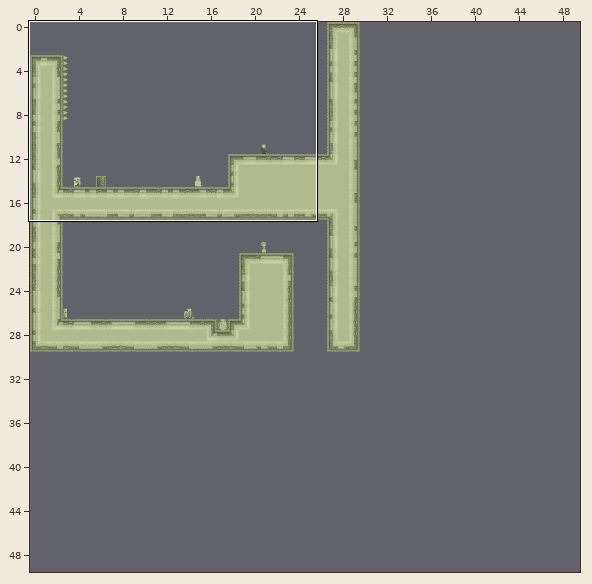
An edit to a level. Tiled map, SuperLemonadeFactory1989/SuperLemonadeFactory1989/Lemonade/levels/slf2/factory/factory_level1.tmx. The picture above shows the old version from afar; the outline marks the close-up.
Close-up. Old version:
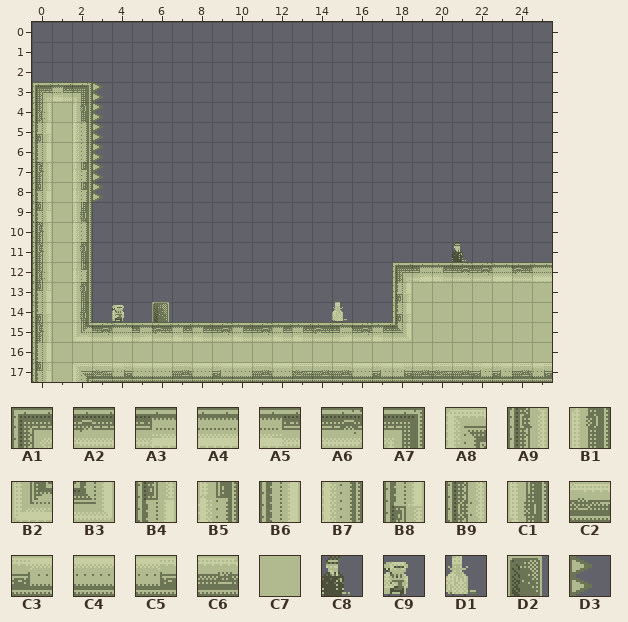
Cells are 20x20 px. Shown: x 0..25, y 0..17. The commit also changed other parts of the map, which this record leaves out. The old version is drawn lined up with the new one.
Key: from "tiles_sydney": A1 8, A2 9, A3 10, A4 11, A5 12, A6 13, A7 14, A8 15, A9 28, B1 34, B2 35, B3 36, B4 48, B5 54, B6 68, B7 74, B8 88, B9 108, C1 114, C2 129, C3 130, C4 131, C5 132, C6 133, C7 194, C8 382, C9 384, D1 385, D2 386, D3 391.
__ is an empty cell.
Layer "bg" before, first column x 0:
 0 __ __ __ __ __ __ __ __ __ __ __ __ __ __ __ __ __ __ __ __ __ __ __ __ __ __
 1 __ __ __ __ __ __ __ __ __ __ __ __ __ __ __ __ __ __ __ __ __ __ __ __ __ __
 2 __ __ __ __ __ __ __ __ __ __ __ __ __ __ __ __ __ __ __ __ __ __ __ __ __ __
 3 A1 A5 A7 D3 __ __ __ __ __ __ __ __ __ __ __ __ __ __ __ __ __ __ __ __ __ __
 4 B9 C7 B1 D3 __ __ __ __ __ __ __ __ __ __ __ __ __ __ __ __ __ __ __ __ __ __
 5 B8 C7 B7 D3 __ __ __ __ __ __ __ __ __ __ __ __ __ __ __ __ __ __ __ __ __ __
 6 B6 C7 B7 D3 __ __ __ __ __ __ __ __ __ __ __ __ __ __ __ __ __ __ __ __ __ __
 7 A9 C7 B5 D3 __ __ __ __ __ __ __ __ __ __ __ __ __ __ __ __ __ __ __ __ __ __
 8 B4 C7 B5 D3 __ __ __ __ __ __ __ __ __ __ __ __ __ __ __ __ __ __ __ __ __ __
 9 B4 C7 C1 __ __ __ __ __ __ __ __ __ __ __ __ __ __ __ __ __ __ __ __ __ __ __
10 A9 C7 B7 __ __ __ __ __ __ __ __ __ __ __ __ __ __ __ __ __ __ __ __ __ __ __
11 A9 C7 B1 __ __ __ __ __ __ __ __ __ __ __ __ __ __ __ __ __ __ C8 __ __ __ __
12 B9 C7 B5 __ __ __ __ __ __ __ __ __ __ __ __ __ __ __ A1 A3 A5 A6 A6 A4 A2 A4
13 B4 C7 B1 __ __ __ __ __ __ __ __ __ __ __ __ __ __ __ B8 C7 C7 C7 C7 C7 C7 C7
14 B8 C7 C1 __ C9 __ D2 __ __ __ __ __ __ __ __ D1 __ __ B8 C7 C7 C7 C7 C7 C7 C7
15 A9 C7 B2 A6 A4 A3 A2 A5 A5 A6 A5 A6 A5 A5 A2 A3 A6 A5 B3 C7 C7 C7 C7 C7 C7 C7
16 B6 C7 C7 C7 C7 C7 C7 C7 C7 C7 C7 C7 C7 C7 C7 C7 C7 C7 C7 C7 C7 C7 C7 C7 C7 C7
17 B4 C7 A8 C2 C5 C4 C4 C6 C4 C3 C4 C6 C4 C2 C6 C6 C4 C3 C5 C6 C2 C6 C3 C3 C6 C5
After:
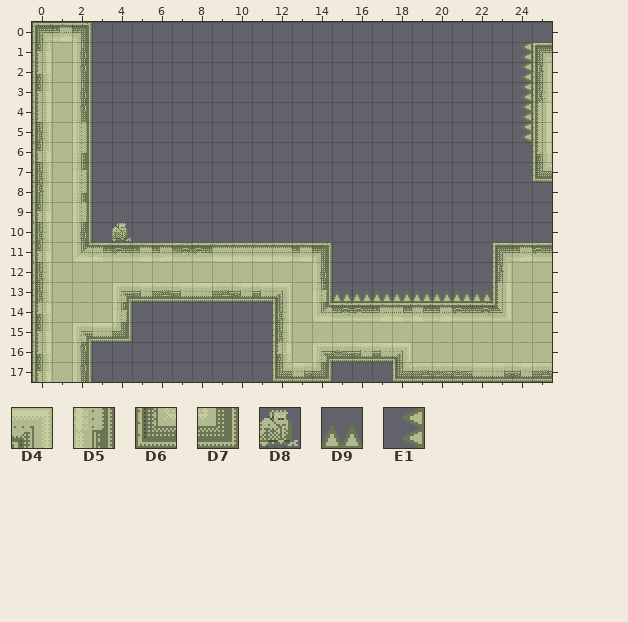
Further tiles: from "tiles_sydney": D4 16, D5 94, D6 128, D7 134, D8 383, D9 390, E1 393.
Difference:
Changed rows in their new state; .. is an unchanged cell.
map size 30x30 -> 50x50 cells
Layer "bg":
first column x 0:
 0 A1 A3 A7 .. .. .. .. .. .. .. .. .. .. .. .. .. .. .. .. .. .. .. .. .. .. ..
 1 B4 C7 C1 .. .. .. .. .. .. .. .. .. .. .. .. .. .. .. .. .. .. .. .. .. E1 A1
 2 B8 C7 B1 .. .. .. .. .. .. .. .. .. .. .. .. .. .. .. .. .. .. .. .. .. E1 A9
 3 B4 C7 C1 __ .. .. .. .. .. .. .. .. .. .. .. .. .. .. .. .. .. .. .. .. E1 B9
 4 B6 .. .. __ .. .. .. .. .. .. .. .. .. .. .. .. .. .. .. .. .. .. .. .. E1 B6
 5 B9 .. .. __ .. .. .. .. .. .. .. .. .. .. .. .. .. .. .. .. .. .. .. .. E1 B6
 6 B4 .. D5 __ .. .. .. .. .. .. .. .. .. .. .. .. .. .. .. .. .. .. .. .. .. B8
 7 B9 .. .. __ .. .. .. .. .. .. .. .. .. .. .. .. .. .. .. .. .. .. .. .. .. D6
 8 A9 .. D5 __ .. .. .. .. .. .. .. .. .. .. .. .. .. .. .. .. .. .. .. .. .. ..
 9 .. .. B7 .. .. .. .. .. .. .. .. .. .. .. .. .. .. .. .. .. .. .. .. .. .. ..
10 B9 .. C1 .. D8 .. .. .. .. .. .. .. .. .. .. .. .. .. .. .. .. .. .. .. .. ..
11 B4 .. B2 A5 A2 A3 A3 A6 A2 A4 A4 A4 A4 A3 A7 .. .. .. .. .. .. __ .. A1 A3 A2
12 .. .. C7 C7 C7 C7 C7 C7 C7 C7 C7 C7 C7 C7 C1 .. .. .. __ __ __ __ __ A9 C7 C7
13 B9 .. C7 C7 A8 C3 C6 C3 C4 C6 C3 C3 D4 C7 B5 D9 D9 D9 D9 D9 D9 D9 D9 B6 .. ..
14 .. .. C7 C7 B5 .. __ .. .. .. .. .. B9 C7 B2 A6 A2 A3 A5 A5 A3 A2 A6 B3 .. ..
15 B4 .. A8 C4 D7 __ __ __ __ __ __ __ B9 C7 C7 C7 C7 C7 C7 .. .. .. .. .. .. ..
16 B8 .. B1 __ __ __ __ __ __ __ __ __ B8 .. A8 C2 C3 C3 D4 .. .. .. .. .. .. ..
17 .. .. B1 __ __ __ __ __ __ __ __ __ D6 C5 D7 __ __ __ D6 .. .. C2 C4 C5 C3 C6
Where, in picture pixels (left, top, right, bottom), the same in both close-ups:
changed: (32, 22, 552, 382)
